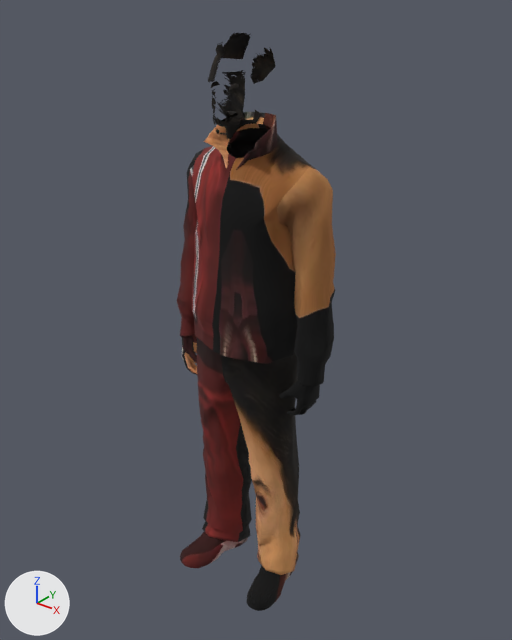
The glTF model public/models/people/m10.glb: old version first, new version second.
One viewpoint serves both versions: a 50 mm camera at (1.263, -1.526, 0.954) aimed at (0.006, 0.045, -0.02). The lights are fixed; the arrows at lower left show +X, +Y and +Z. The picture after the commit comes second. Objects named as collision shapes, trigger or cutter boxes, shadow casters or lower levels of detail are left out. Vertices at exactly the same position are counted once.

Names of what the first picture shows: 'lod0'.
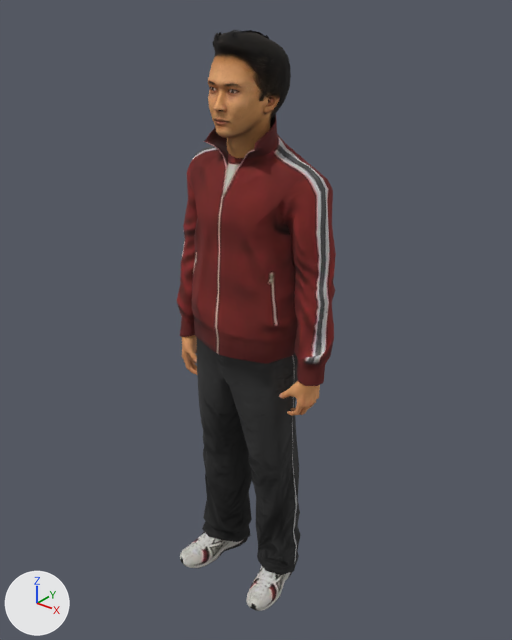
Where the change shows, as pixel boxes (x1, y1, x2, y2) in the pictures (512 x 640 px):
'lod0', reshaped
    before: (177, 33, 336, 611)
    after: (177, 30, 336, 611)
part 1 of me_lod0, built on
    before: (208, 79, 239, 127)
    after: (208, 31, 291, 160)
part 2 of me_lod0, reshaped
    before: (279, 392, 319, 415)
    after: (279, 355, 320, 416)
part 3 of me_lod0, reshaped
    before: (184, 351, 197, 374)
    after: (182, 335, 197, 375)
part 4 of me_lod0, added
    after: (188, 541, 272, 596)
part 5 of me_lod0, surface changed
    both: (177, 33, 336, 611)

Edits to the bpy script that builds the scene:
```text
Change me_lod0:
    used by ob_lod0; location = (0.0, 0.0, 0.0)
    remove me_lod0.from_pydata(...)  # 2383 vertices, 4723 faces; spans x -0.29..0.29, y -0.17..0.17, z -1.0..0.83
    add me_lod0.from_pydata(...)  # 3343 vertices, 6642 faces; spans x -0.29..0.29, y -0.17..0.17, z -1.0..0.83
    me_lod0 part 1: 86 vertices moved within x -0.09..0.09, y -0.11..0.1, z 0.56..0.8; 685 vertices added at x -0.11..0.1, y -0.11..0.13, z 0.5..0.82
    me_lod0 part 2: 24 vertices moved within x 0.17..0.26, y -0.05..0.04, z -0.25..-0.16; 128 vertices added at x 0.16..0.27, y -0.05..0.05, z -0.26..-0.07
    me_lod0 part 3: 16 vertices moved within x -0.26..-0.17, y -0.04..0.04, z -0.25..-0.19; 128 vertices added at x -0.27..-0.17, y -0.05..0.05, z -0.26..-0.07
    me_lod0 part 4: 19 vertices added at x -0.17..0.17, y -0.15..0.1, z -1.0..-0.94
    me_lod0 part 5: 2818 kept faces spanning x -0.29..0.29, y -0.17..0.17, z -1.0..0.83 get new texture (UV) coordinates
```
